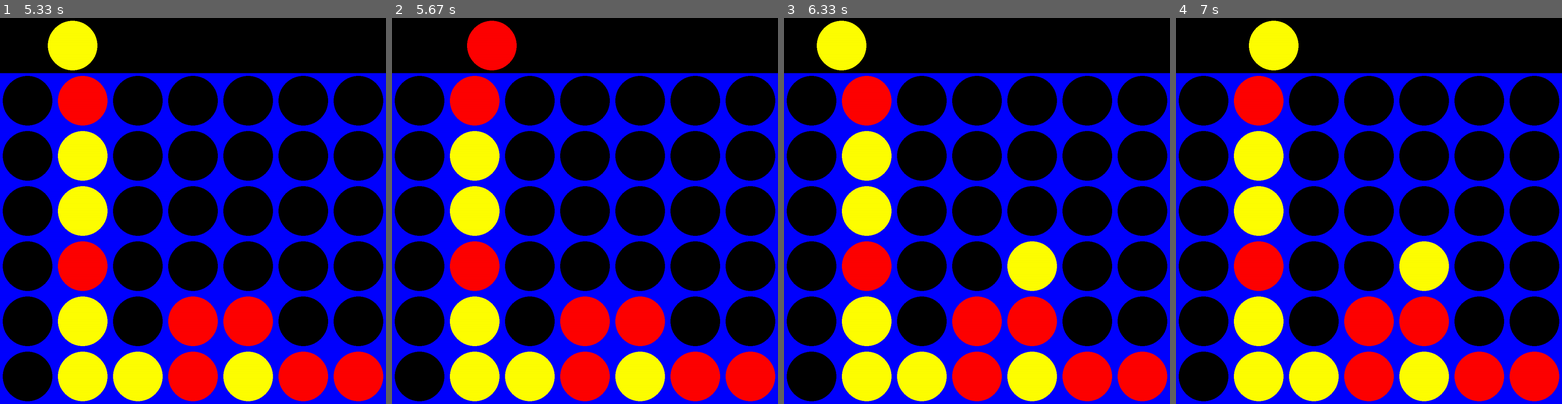
Above: before the commit, frames 1-4 (left to right).
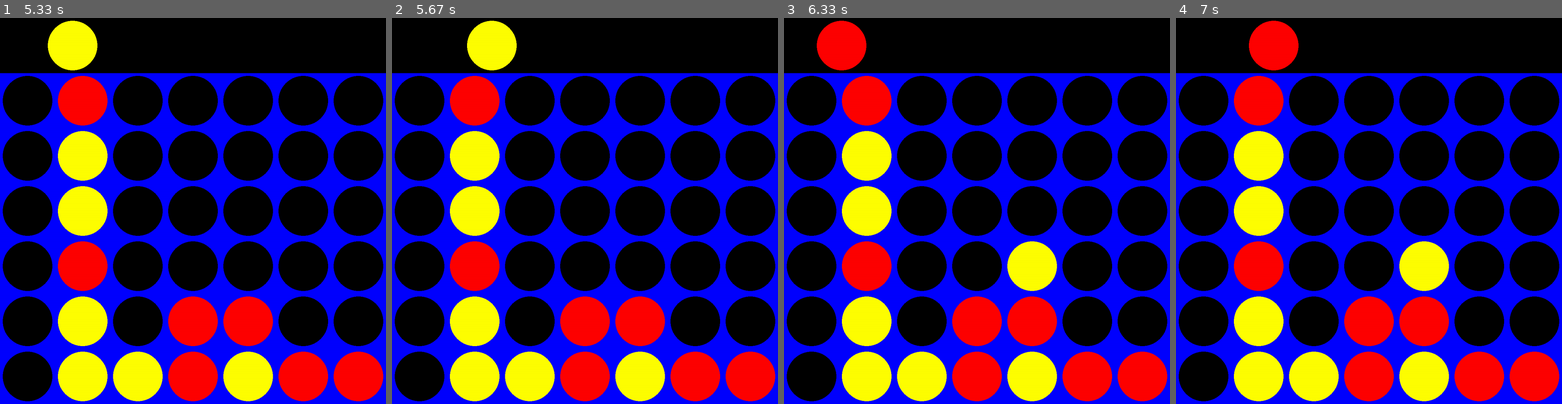
Above: after the commit, the same moments.

Repository: HauntedInsanity/Connect-Four
Game: pygame game, started from connect_four_pygame.py
The game is run twice, just before and just after one commit, with the same random seed, the same clock (stepped at 60 frames per second) and the same inputs.
Inputs (mouse positions are in pixels of both pictures, inside the frame that each line leads up to):
- Up to frame 1 (5.33 s): click (193, 211) at 0.38 s; click (231, 295) at 0.8 s; click (239, 245) at 1.22 s; click (100, 133) at 1.65 s; move the mouse to (193, 257) at 1.93 s; click (193, 257) at 2.08 s; click (138, 129) at 2.52 s; click (328, 311) at 2.95 s; move the mouse to (65, 249) at 3.23 s; click (65, 249) at 3.38 s; click (81, 137) at 3.78 s; click (100, 280) at 4.13 s; click (331, 299) at 4.45 s; click (77, 353) at 4.78 s; click (73, 234) at 5.12 s
- Up to frame 2 (5.67 s): click (492, 110) at 5.45 s
- Up to frame 3 (6.33 s): click (1046, 338) at 5.85 s; click (841, 346) at 6.27 s
- Up to frame 4 (7 s): move the mouse to (1272, 276) at 6.53 s; click (1272, 276) at 6.72 s

Frame 1 is identical in both runs. In frame 2, 1.3% of the frame differs, in the area x 19-33%, y 0-14%; in frame 3, 1.3%, in the area x 8-22%, y 0-14%; in frame 4, 1.3%.

Commit message:
Update connect_four_pygame.py
Fixed an issue where a column being full and the mouse being clicked would still result in the top 'helper piece' changing colors. Also used the variable that holds the background color (BLACK) in more areas.

Diff:
--- a/connect_four_pygame.py
+++ b/connect_four_pygame.py
@@ -9,11 +9,13 @@
 pygame.init()
 
 size = width, height = 1260, 1260
-# size = width, height = 100, 100
+
+# Get a size equivalent to the display's size
 # monitor_size = pygame.display.Info()
 # size = width, height = monitor_size.current_w, monitor_size.current_h - 50
 
 screen = pygame.display.set_mode(size)
+
 # Setting up font
 pygame.font.init()
 font = pygame.font.SysFont('calibri', int(width / 10) - 10)
@@ -72,7 +74,6 @@
     label_rect = label.get_rect(center=(width / 2, r_divider / 2 + 10))
     screen.blit(label, label_rect)
     pygame.display.update()
-    pygame.time.wait(1000)
 
 
 def render_board(board, color, turn, next_turn, turn_color, next_turn_color):
@@ -103,7 +104,7 @@
                                    (int(c * c_divider + c_divider / 2),
                                     int(r * r_divider + r_divider + r_divider / 2)), radius)
             else:
-                pygame.draw.circle(screen, (0, 0, 0),
+                pygame.draw.circle(screen, BLACK,
                                    (int(c * c_divider + c_divider / 2),
                                     int(r * r_divider + r_divider + r_divider / 2)), radius)
     pygame.display.update()
@@ -149,7 +150,7 @@
 
                 # If the board is smaller than the screen size,
                 # the user can click on a placement that is outside of the list causing an index error.
-                if placement >= len(board[0]):
+                if placement >= len(board[0]) or board[0][placement] != " ":
                     # Continue the while loop by changing placement back to -1
                     placement = -1
                     continue
@@ -293,13 +294,13 @@
         if not win:
             print_board(board)
         print(turn, "gets an increasing diagonal win!")
-        render_text((turn + " gets an increasing diagonal win!"), turn_color, r_divider)
+        render_text((turn + " gets a diagonal win!"), turn_color, r_divider)
         win = True
     if turn * needed_to_win in "".join(decreasing):
         if not win:
             print_board(board)
         print(turn, "gets a decreasing diagonal win!")
-        render_text((turn + " gets a decreasing diagonal win!"), turn_color, r_divider)
+        render_text((turn + " gets a diagonal win!"), turn_color, r_divider)
         win = True
 
     # Return after printing each type of win
@@ -343,14 +344,3 @@
 # large = create_board(50, 50)
 # print_board(large)
 # play(large, BLUE, "O", "X", RED, YELLOW, 2)
-
-# while True:
-#     for event in pygame.event.get():
-#         if event.type == pygame.QUIT:
-#             sys.exit()
-#         if event.type == pygame.MOUSEBUTTONDOWN:
-#             print(pygame.mouse.get_pos())
-#             pygame.draw.circle(screen, (255, 255, 255), pygame.mouse.get_pos(), 20)
-#
-#     # pygame.display.flip()
-#     pygame.display.update()
